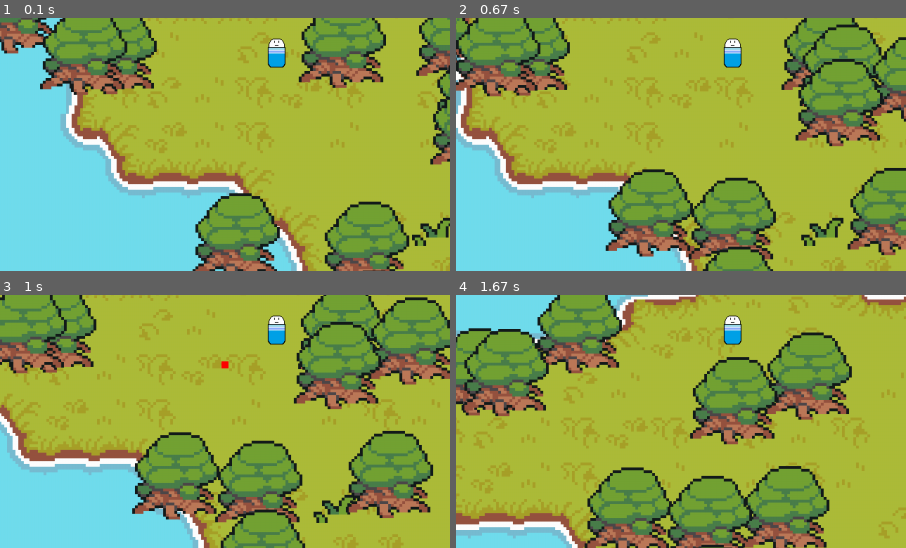
Above: before the commit, frames 1-4 (two rows, left to right).
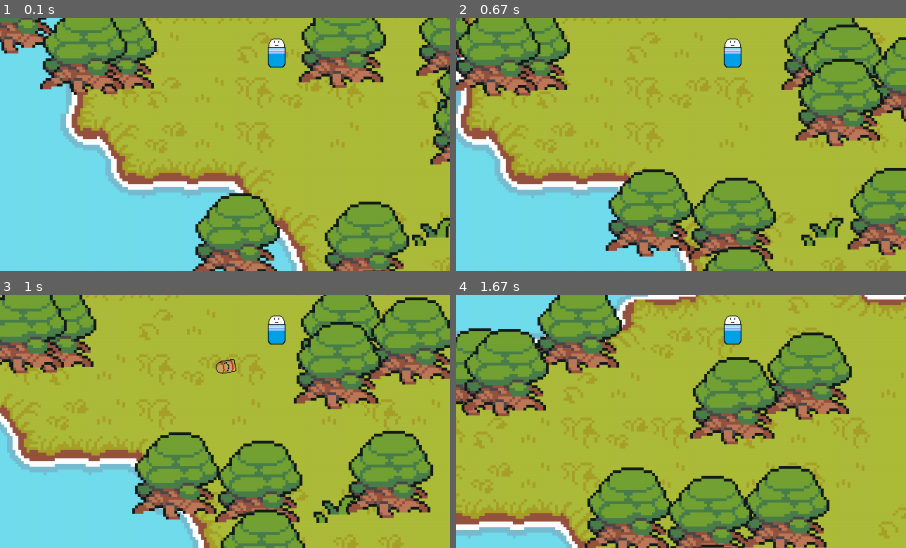
Above: after the commit, the same moments.

Repository: C0DE-SAGE/pygame-top-down-shooter
Game: pygame game, started from test/camera.py
Same seed, same stepped clock (60 frames per second), same inputs: the game is played once before the commit and once after it.
Inputs (mouse positions are % of the whole screen's width and height, from its top left):
- Up to frame 1 (0.1 s): no input
- Up to frame 2 (0.67 s): hold D from 0.33 s (still down)
- Up to frame 3 (1 s): release D at 0.8 s; click (46, 54) at 0.88 s
- Up to frame 4 (1.67 s): hold W 1.17-1.47 s; move the mouse to (82, 47) at 1.2 s; hold D from 1.5 s (still down)
The pictures show only the part of the screen within x 19-69%, y 43-93%; the shares and areas given below are measured in that part.

Frames 1-2 are identical in both runs. In frame 3, 0.2% of the frame differs, in the area x 47-53%, y 25-32%; in frame 4, nothing differs.

Commit message:
bullet rotate, bullet image

Diff:
--- a/test/camera.py
+++ b/test/camera.py
@@ -1,5 +1,6 @@
 import pygame, sys
 from random import randint
+from math import atan2, degrees, pi
 
 SCREEN_WIDTH = 1280
 SCREEN_HEIGHT = 720
@@ -66,13 +67,20 @@
 
 class Bullet(pygame.sprite.Sprite):
 	def __init__(self, player_pos, camera_pos, duration_limit):
+		super().__init__()
 		self.duration_limit = duration_limit
 		self.dura = 0
-		super().__init__()
-		self.image = pygame.Surface((10, 10))
-		self.image.fill((255, 0, 0))
 		self.pos = pygame.math.Vector2(player_pos.center)
+		self.image = pygame.image.load('graphics/bullet.png').convert_alpha()
 		self.rect = self.image.get_rect(center=self.pos)
+
+		dx = pygame.math.Vector2(pygame.mouse.get_pos())[0] - player_pos.center[0]
+		dy = pygame.math.Vector2(pygame.mouse.get_pos())[1] - player_pos.center[1]
+		rads = atan2(-dy, dx)
+		rads %= 2*pi
+		degs = degrees(rads)
+
+		self.image = pygame.transform.rotate(self.image, degs)
 
 		self.speed = 15
 		self.vel = pygame.math.Vector2(pygame.mouse.get_pos()) + camera_pos - player_pos.center
Binary file added: test/graphics/bullet.png
